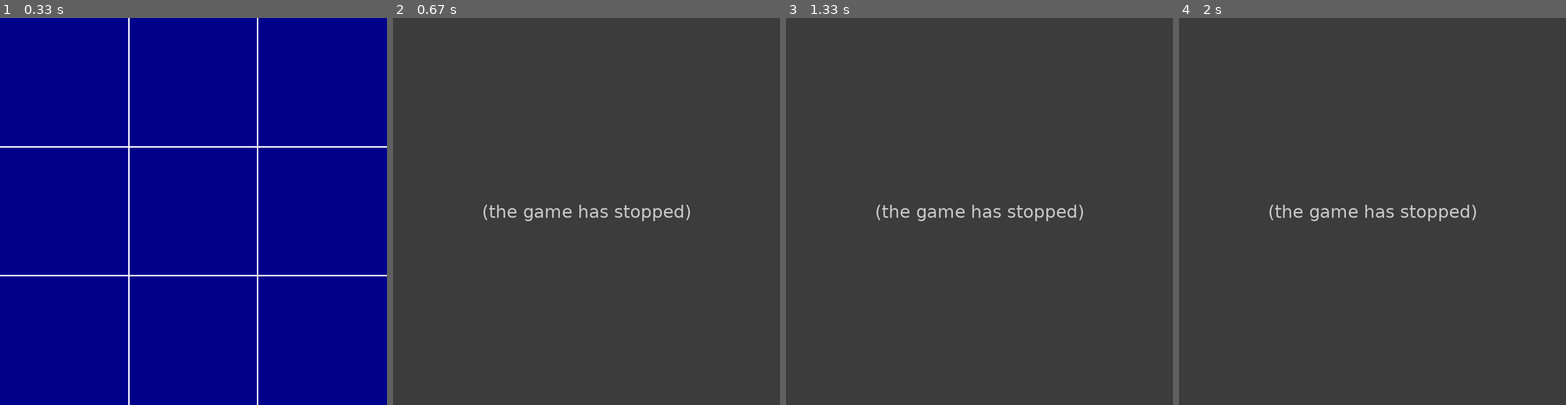
Above: before the commit, frames 1-4 (left to right).
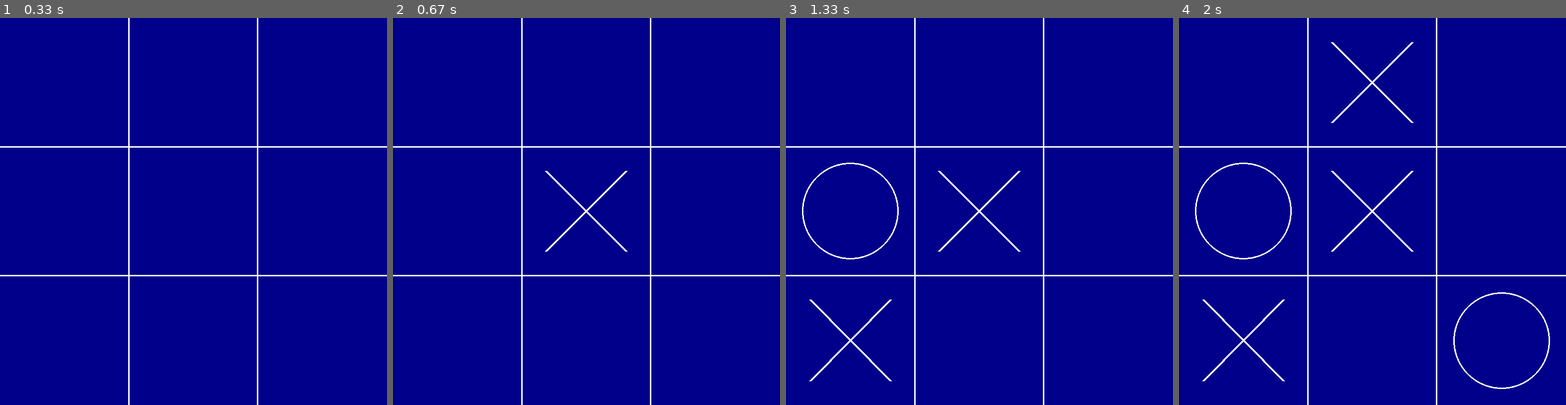
Above: after the commit, the same moments.

Repository: VideoDanilka/PyGame_Project
Game: pygame game, started from main_project.py
Same seed, same stepped clock (60 frames per second), same inputs: the game is played once before the commit and once after it.
Inputs (mouse positions are in pixels of both pictures, inside the frame that each line leads up to):
- Up to frame 1 (0.33 s): no input
- Up to frame 2 (0.67 s): click (586, 211) at 0.38 s
- Up to frame 3 (1.33 s): click (886, 215) at 0.72 s; click (859, 304) at 1.05 s
- Up to frame 4 (2 s): click (1515, 346) at 1.38 s; click (1380, 79) at 1.72 s

Frame 1 is identical in both runs. In frame 2, 100% of the frame differs, in the area x 0-100%, y 0-100%; in frame 3, 100%; in frame 4, 100%.
Error before the commit: NameError: name 'cross6' is not defined (main_project.py line 232); the game stopped at 0.38 s (later frames are placeholders)

Commit message:
added cross6

Diff:
--- a/main_project.py
+++ b/main_project.py
@@ -26,6 +26,7 @@
 cross3 = False
 cross4 = False
 cross5 = False
+cross6 = False
 cross7 = False
 cross8 = False
 cross9 = False
